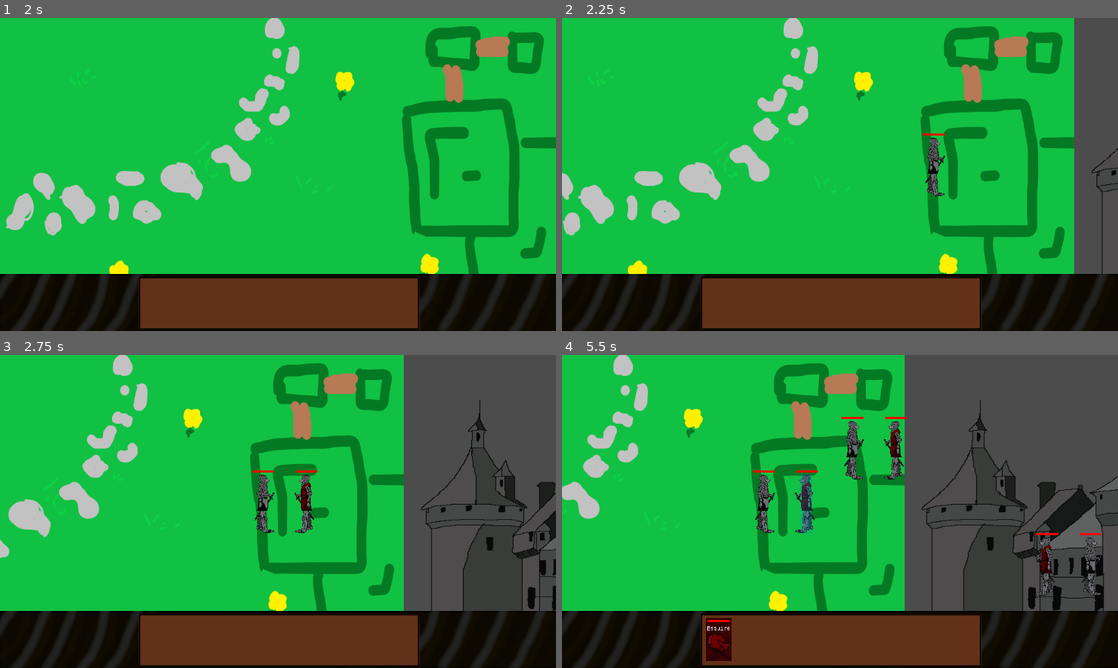
Above: before the commit, frames 1-4 (two rows, left to right).
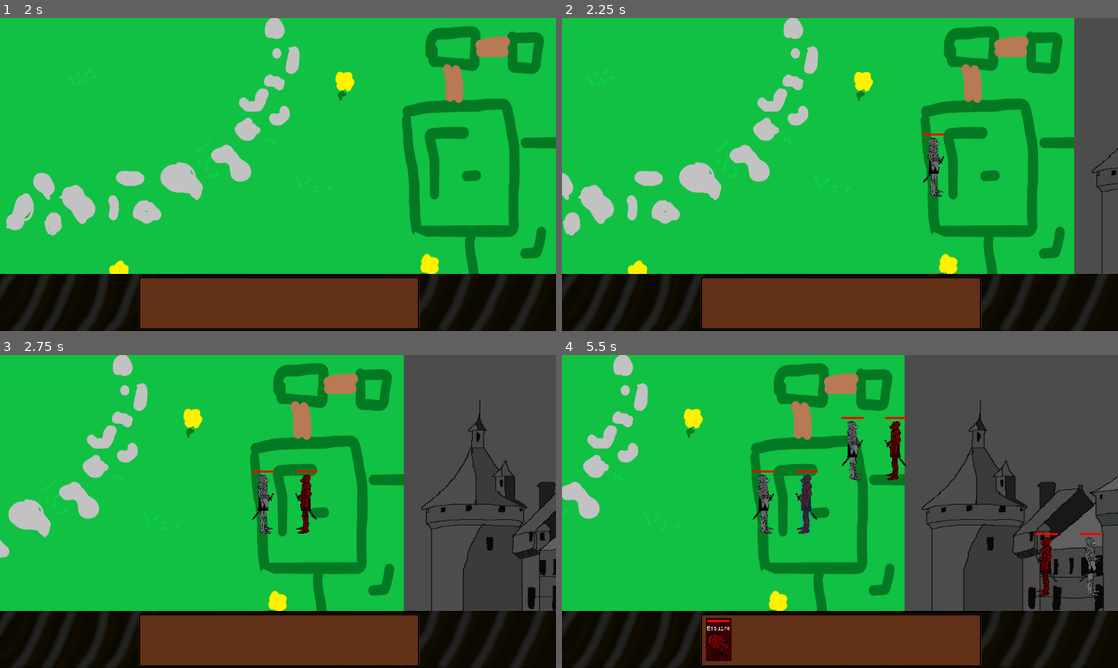
Above: after the commit, the same moments.

Repository: An0n3m0us/RSS-Godot
Game: Godot game, scene res://src/game/IntroScreen.tscn
The game is run twice, just before and just after one commit, with the same random seed, the same clock (stepped at 60 frames per second) and the same inputs.
Inputs (mouse positions are in pixels of both pictures, inside the frame that each line leads up to):
- Up to frame 1 (2 s): click (88, 115) at 0.5 s; click (88, 115) at 1.25 s
- Up to frame 2 (2.25 s): tap Enter at 2 s; move the mouse to (962, 158) at 2.02 s; hold Right from 2.03 s (still down); tap 1 at 2.1 s; click (962, 158) at 2.17 s
- Up to frame 3 (2.75 s): keep holding Right; tap 2 at 2.3 s
- Up to frame 4 (5.5 s): release Right at 2.75 s; drag from (728, 527) to (823, 495) at 2.77 s; move the mouse to (895, 442) at 3.52 s; hold Right 3.53-4.25 s; tap 1 at 3.6, 5.1 s; tap 2 at 3.8, 5.3 s; drag from (812, 574) to (712, 495) at 4.27 s; move the mouse to (1006, 558) at 5.02 s; hold Left from 5.03 s (still down)

Frame 1 is identical in both runs. In frame 2, 0.2% of the frame differs, in the area x 64-69%, y 38-58%; in frame 3, 0.5%; in frame 4, 1.4%, in the area x 34-97%, y 21-78%.

Commit message:
Fix inherits for esquire enemy

Diff:
--- a/src/actors/Esquire-WalkAnimation.tscn
+++ /dev/null
@@ -1,134 +0,0 @@
-[gd_scene load_steps=10 format=2]
-
-[ext_resource path="res://assets/images/characters/normalesquirebody.png" type="Texture" id=1]
-[ext_resource path="res://assets/images/characters/normalesquirerightleg.png" type="Texture" id=2]
-[ext_resource path="res://assets/images/characters/normalesquirerightarm.png" type="Texture" id=3]
-[ext_resource path="res://assets/images/characters/normalesquirehead.png" type="Texture" id=4]
-[ext_resource path="res://assets/images/characters/normalesquireleftarm.png" type="Texture" id=5]
-[ext_resource path="res://assets/images/characters/normalesquireleftleg.png" type="Texture" id=6]
-[ext_resource path="res://src/actors/Esquire.gd" type="Script" id=7]
-
-[sub_resource type="Animation" id=1]
-resource_name = "esquireanimation"
-loop = true
-step = 0.05
-tracks/0/type = "value"
-tracks/0/path = NodePath("Pivot/Body/Leg_Right:rotation_degrees")
-tracks/0/interp = 1
-tracks/0/loop_wrap = true
-tracks/0/imported = false
-tracks/0/enabled = true
-tracks/0/keys = {
-"times": PoolRealArray( 0, 0.25, 0.75, 1 ),
-"transitions": PoolRealArray( 0.574351, 1, 1, 0.574351 ),
-"update": 0,
-"values": [ 0.0, -20.0, 20.0, 0.0 ]
-}
-tracks/1/type = "value"
-tracks/1/path = NodePath("Pivot/Body/Leg_Left:rotation_degrees")
-tracks/1/interp = 1
-tracks/1/loop_wrap = true
-tracks/1/imported = false
-tracks/1/enabled = true
-tracks/1/keys = {
-"times": PoolRealArray( 0, 0.25, 0.75, 1 ),
-"transitions": PoolRealArray( 0.535887, 1, 1, 0.535887 ),
-"update": 0,
-"values": [ 0.0, 20.0, -20.0, 0.0 ]
-}
-tracks/2/type = "value"
-tracks/2/path = NodePath("Pivot/Body/Arm_Right:rotation_degrees")
-tracks/2/interp = 1
-tracks/2/loop_wrap = true
-tracks/2/imported = false
-tracks/2/enabled = true
-tracks/2/keys = {
-"times": PoolRealArray( 0, 0.25, 0.75, 1 ),
-"transitions": PoolRealArray( 0.659754, 1, 1, 0.659754 ),
-"update": 0,
-"values": [ 0.0, 7.0, -7.0, 0.0 ]
-}
-tracks/3/type = "value"
-tracks/3/path = NodePath("Pivot/Body:rotation_degrees")
-tracks/3/interp = 1
-tracks/3/loop_wrap = true
-tracks/3/imported = false
-tracks/3/enabled = true
-tracks/3/keys = {
-"times": PoolRealArray( 0, 0.25, 0.75, 1 ),
-"transitions": PoolRealArray( 0.482968, 1, 1, 0.482968 ),
-"update": 0,
-"values": [ 0.0, -2.0, 2.0, 0.0 ]
-}
-tracks/4/type = "value"
-tracks/4/path = NodePath("Pivot/Body/Arm_Left:rotation_degrees")
-tracks/4/interp = 1
-tracks/4/loop_wrap = true
-tracks/4/imported = false
-tracks/4/enabled = true
-tracks/4/keys = {
-"times": PoolRealArray( 0, 0.25, 0.75, 1 ),
-"transitions": PoolRealArray( 0.615572, 1.51572, 1.51572, 0.615572 ),
-"update": 0,
-"values": [ 0.0, -4.0, 4.0, 0.0 ]
-}
-
-[sub_resource type="RectangleShape2D" id=2]
-extents = Vector2( 10.4218, 17.87 )
-
-[node name="Esquire" type="KinematicBody2D"]
-script = ExtResource( 7 )
-
-[node name="AnimationPlayer" type="AnimationPlayer" parent="."]
-autoplay = "esquireanimation"
-anims/esquireanimation = SubResource( 1 )
-
-[node name="Tween" type="Tween" parent="."]
-
-[node name="Pivot" type="Position2D" parent="."]
-
-[node name="Body" type="Sprite" parent="Pivot"]
-position = Vector2( -1.36038, 0 )
-texture = ExtResource( 1 )
-
-[node name="Arm_Left" type="Sprite" parent="Pivot/Body"]
-show_behind_parent = true
-position = Vector2( -6.41662, -41.218 )
-texture = ExtResource( 5 )
-offset = Vector2( 13, 68 )
-
-[node name="Head" type="Sprite" parent="Pivot/Body"]
-position = Vector2( 7.45338, -57.73 )
-texture = ExtResource( 4 )
-offset = Vector2( 0, -14 )
-
-[node name="Leg_Left" type="Sprite" parent="Pivot/Body"]
-show_behind_parent = true
-position = Vector2( 4.93238, 65.264 )
-texture = ExtResource( 6 )
-offset = Vector2( 12, 46 )
-
-[node name="Leg_Right" type="Sprite" parent="Pivot/Body"]
-show_behind_parent = true
-position = Vector2( 5.55638, 70.644 )
-texture = ExtResource( 2 )
-offset = Vector2( 11, 48 )
-
-[node name="Arm_Right" type="Sprite" parent="Pivot/Body"]
-position = Vector2( -3.02262, -40.149 )
-texture = ExtResource( 3 )
-offset = Vector2( -5, 43 )
-
-[node name="Selection" type="ColorRect" parent="Pivot"]
-visible = false
-margin_left = -26.0
-margin_top = -99.0
-margin_right = 33.0
-margin_bottom = 175.0
-color = Color( 0, 0.603922, 0.764706, 0.235294 )
-__meta__ = {
-"_edit_use_anchors_": false
-}
-
-[node name="CollisionShape2D" type="CollisionShape2D" parent="."]
-shape = SubResource( 2 )
--- a/src/actors/Esquire-enemy.tscn
+++ b/src/actors/Esquire-enemy.tscn
@@ -14,20 +14,20 @@
 [node name="Pivot" parent="." index="2"]
 scale = Vector2( -1, 1 )
 
-[node name="Arm_Left" parent="Pivot" index="0"]
+[node name="Body" parent="Pivot" index="0"]
+texture = ExtResource( 2 )
+
+[node name="Arm_Left" parent="Pivot/Body" index="0"]
 texture = ExtResource( 3 )
 
-[node name="Body" parent="Pivot" index="1"]
-texture = ExtResource( 2 )
-
-[node name="Head" parent="Pivot" index="2"]
+[node name="Head" parent="Pivot/Body" index="1"]
 texture = ExtResource( 5 )
 
-[node name="Leg_Left" parent="Pivot" index="3"]
+[node name="Leg_Left" parent="Pivot/Body" index="2"]
 texture = ExtResource( 6 )
 
-[node name="Leg_Right" parent="Pivot" index="4"]
+[node name="Leg_Right" parent="Pivot/Body" index="3"]
 texture = ExtResource( 4 )
 
-[node name="Arm_Right" parent="Pivot" index="5"]
+[node name="Arm_Right" parent="Pivot/Body" index="4"]
 texture = ExtResource( 7 )
--- a/src/actors/Esquire.tscn
+++ b/src/actors/Esquire.tscn
@@ -91,14 +91,14 @@
 [node name="Pivot" type="Position2D" parent="."]
 
 [node name="Body" type="Sprite" parent="Pivot"]
-rotation = 0.0342369
+rotation = -0.00615454
 scale = Vector2( 0.5, 0.5 )
 texture = ExtResource( 1 )
 
 [node name="Arm_Left" type="Sprite" parent="Pivot/Body"]
 show_behind_parent = true
 position = Vector2( -7.776, -41.218 )
-rotation = -0.0872028
+rotation = 0.0176209
 texture = ExtResource( 5 )
 offset = Vector2( 13, 68 )
 
@@ -109,19 +109,19 @@
 
 [node name="Leg_Left" type="Sprite" parent="Pivot/Body"]
 position = Vector2( 3.572, 65.264 )
-rotation = 0.171185
+rotation = -0.0307727
 texture = ExtResource( 6 )
 offset = Vector2( 12, 46 )
 
 [node name="Leg_Right" type="Sprite" parent="Pivot/Body"]
 position = Vector2( 4.196, 70.644 )
-rotation = -0.171185
+rotation = 0.046159
 texture = ExtResource( 2 )
 offset = Vector2( 11, 48 )
 
 [node name="Arm_Right" type="Sprite" parent="Pivot/Body"]
 position = Vector2( -4.382, -40.148 )
-rotation = 0.0855923
+rotation = -0.0153863
 texture = ExtResource( 3 )
 offset = Vector2( -5, 43 )
 
--- a/src/actors/Test.tscn
+++ /dev/null
@@ -1,76 +0,0 @@
-[gd_scene load_steps=10 format=2]
-
-[ext_resource path="res://assets/images/characters/normalesquirebody.png" type="Texture" id=1]
-[ext_resource path="res://assets/images/characters/normalesquirerightleg.png" type="Texture" id=2]
-[ext_resource path="res://assets/images/characters/normalesquirerightarm.png" type="Texture" id=3]
-[ext_resource path="res://assets/images/characters/normalesquirehead.png" type="Texture" id=4]
-[ext_resource path="res://assets/images/characters/normalesquireleftarm.png" type="Texture" id=5]
-[ext_resource path="res://assets/images/characters/normalesquireleftleg.png" type="Texture" id=6]
-[ext_resource path="res://src/actors/Esquire.gd" type="Script" id=7]
-
-[sub_resource type="RectangleShape2D" id=1]
-extents = Vector2( 27.2712, 119.496 )
-
-[sub_resource type="RectangleShape2D" id=2]
-extents = Vector2( 19.3693, 37.1352 )
-
-[node name="Esquire" type="KinematicBody2D"]
-script = ExtResource( 7 )
-type = "normal"
-
-[node name="AnimationPlayer" type="AnimationPlayer" parent="."]
-
-[node name="Tween" type="Tween" parent="."]
-
-[node name="Pivot" type="Position2D" parent="."]
-
-[node name="Arm_Left" type="Sprite" parent="Pivot"]
-position = Vector2( -7.777, -41.218 )
-texture = ExtResource( 5 )
-offset = Vector2( 13, 68 )
-
-[node name="Body" type="Sprite" parent="Pivot"]
-texture = ExtResource( 1 )
-
-[node name="Head" type="Sprite" parent="Pivot"]
-position = Vector2( 6.093, -57.73 )
-texture = ExtResource( 4 )
-offset = Vector2( 0, -14 )
-
-[node name="Leg_Left" type="Sprite" parent="Pivot"]
-position = Vector2( 3.572, 65.264 )
-texture = ExtResource( 6 )
-offset = Vector2( 12, 46 )
-
-[node name="Leg_Right" type="Sprite" parent="Pivot"]
-position = Vector2( 4.196, 70.644 )
-texture = ExtResource( 2 )
-offset = Vector2( 11, 48 )
-
-[node name="Arm_Right" type="Sprite" parent="Pivot"]
-position = Vector2( -4.383, -40.149 )
-texture = ExtResource( 3 )
-offset = Vector2( -5, 43 )
-
-[node name="Selection" type="ColorRect" parent="Pivot"]
-visible = false
-margin_left = -26.0
-margin_top = -99.0
-margin_right = 33.0
-margin_bottom = 175.0
-color = Color( 0, 0.603922, 0.764706, 0.235294 )
-__meta__ = {
-"_edit_use_anchors_": false
-}
-
-[node name="Area2D" type="Area2D" parent="Pivot"]
-
-[node name="CollisionShape2D" type="CollisionShape2D" parent="Pivot/Area2D"]
-position = Vector2( 1.70642, 31.8529 )
-shape = SubResource( 1 )
-
-[node name="Collision" type="CollisionShape2D" parent="."]
-position = Vector2( 1.327, 13.932 )
-shape = SubResource( 2 )
-[connection signal="body_entered" from="Pivot/Area2D" to="." method="_on_Area2D_body_entered"]
-[connection signal="body_exited" from="Pivot/Area2D" to="." method="_on_Area2D_body_exited"]
